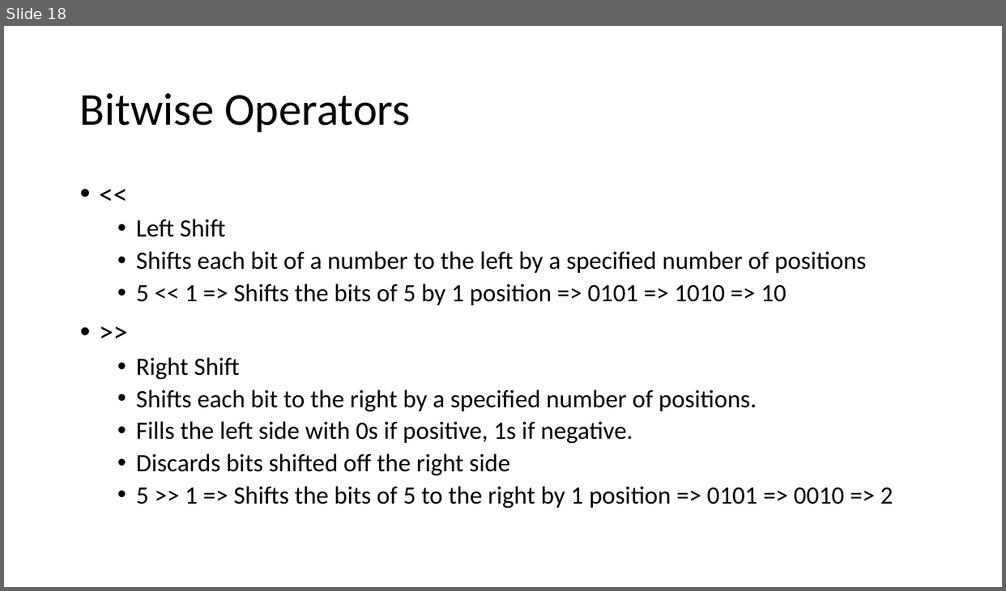
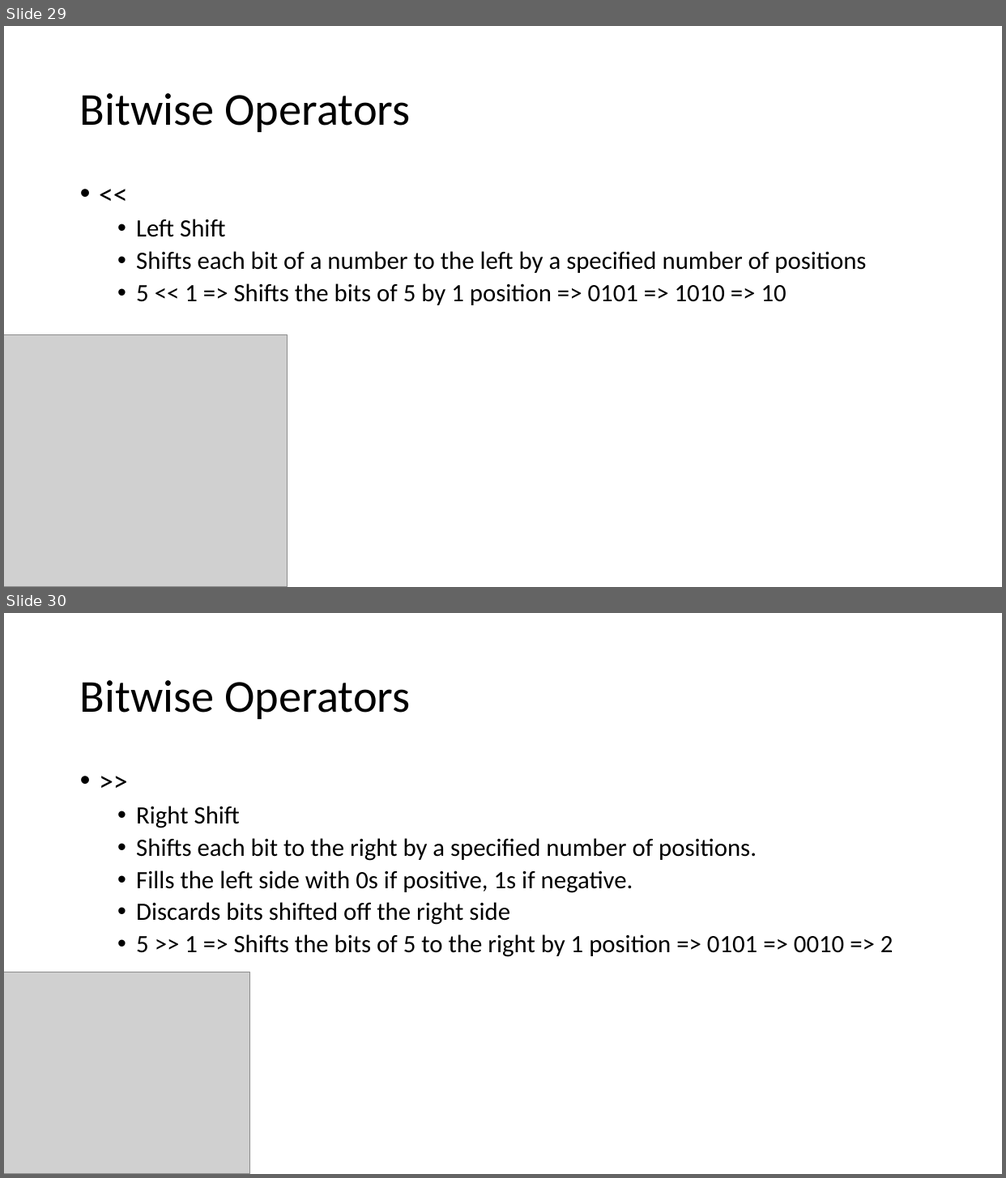
Before and after one commit to YWCANWIL-TechLab/module2-exercises-YaminahAlanis, a slide deck: slides/Module 2 - Variables, Operators, and Assignment.pptx. Shown one above the other, each under a label of ours: slide 18 before the commit, slides 29 and 30 after it. The pictures are 1006x591 and 1006x1178 pixels, drawn with LibreOffice and Linux fonts; fonts in the diff are those of the drawing; grey boxes stand for pictures. Boxes give left, top, right and bottom in pixels: in the first picture for what was removed or moved away, otherwise in the second. Text is boxed around its words. In the diff, an @@ line names an element or a change of style, - is before the commit and + after.

```diff
--- a/slides/Module 2 - Variables, Operators, and Assignment.pptx
+++ b/slides/Module 2 - Variables, Operators, and Assignment.pptx
@@ slide 30 added at (4,613,1002,1174), background #FFFFFF @@
@@ title added at (80,680,411,719), 44 pt, text #000000 @@
+Bitwise Operators
@@ text added at (136,806,893,957), 24 pt, text #000000 @@
+• >>
+  • Right Shift
+  • Shifts each bit to the right by a specified number of positions.
+  • Fills the left side with 0s if positive, 1s if negative.
+  • Discards bits shifted off the right side
+  • 5 >> 1 => Shifts the bits of 5 to the right by 1 position => 0101 => 0010 => 2
@@ picture added at (4,973,249,1174) @@
@@ what was slide 18 is now slide 29 @@
@@ slide 29 changed as well @@
@@ picture added at (4,335,287,587) @@
@@ text at (136,357,893,509): paragraphs removed @@
-• >>
-  • Right Shift
-  • Shifts each bit to the right by a specified number of positions.
-  • Fills the left side with 0s if positive, 1s if negative.
-  • Discards bits shifted off the right side
-  • 5 >> 1 => Shifts the bits of 5 to the right by 1 position => 0101 => 0010 => 2
```
Also in this commit, not shown: 17 other slides changed, 11 other slides added, 2 other files.
